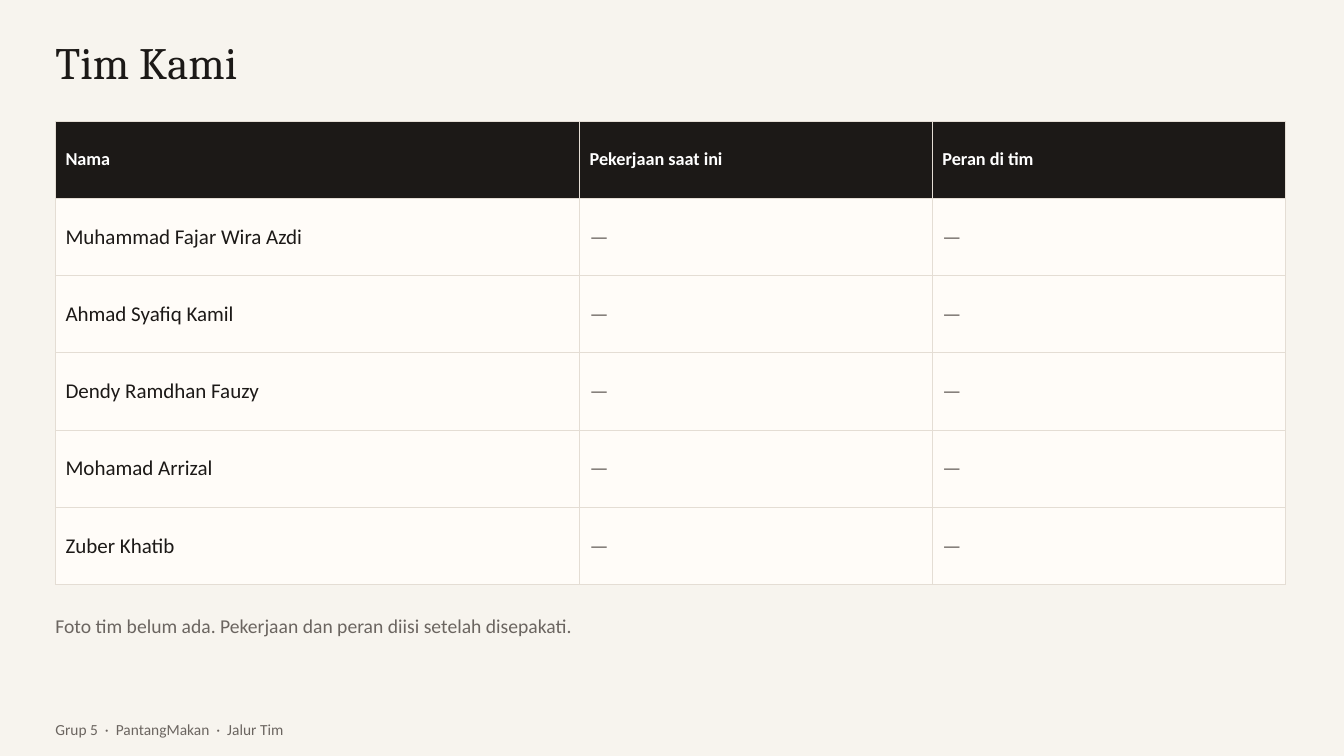
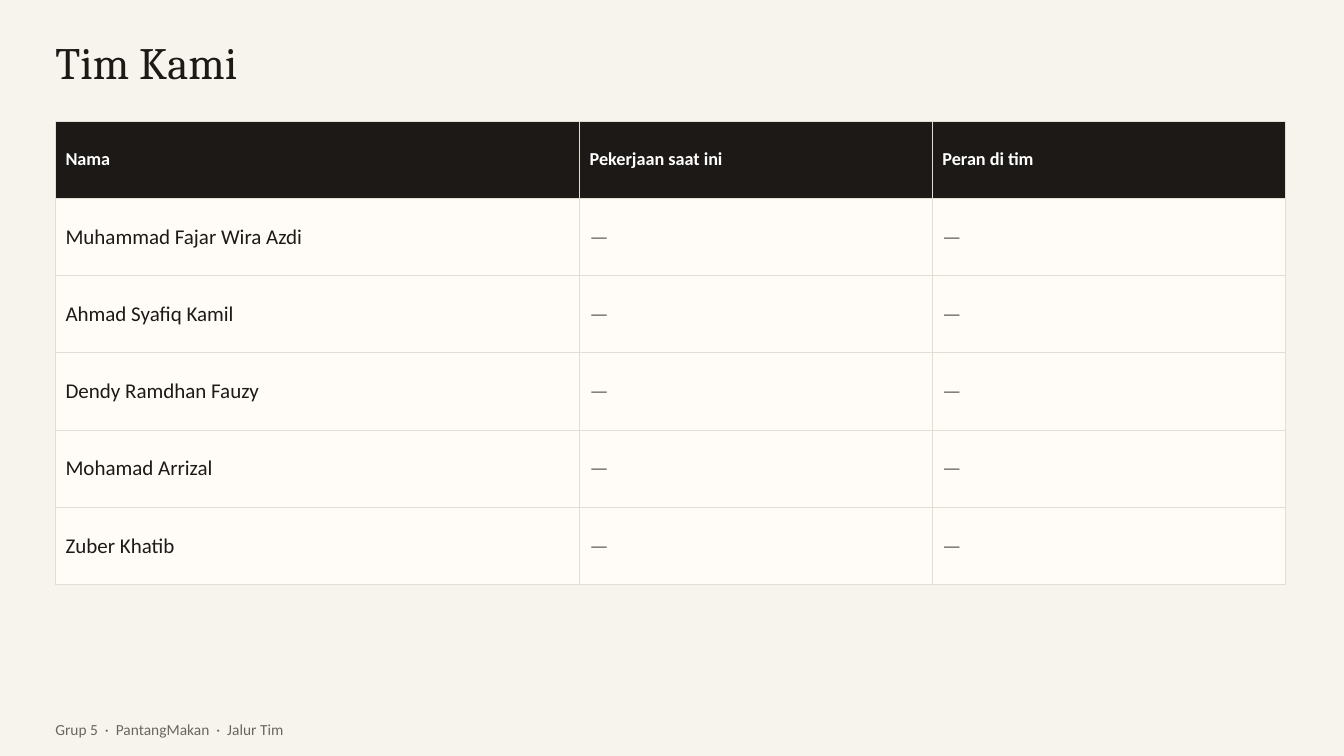
Before and after one commit to dendyramdhan/PantangMakan, a slide deck: slide 3 of presentasi/PantangMakan.pptx. Drawn at 1344x756 pixels with LibreOffice and Linux fonts; fonts in the diff are those of the drawing. Boxes give left, top, right and bottom in pixels: in the first picture for what was removed or moved away, otherwise in the second. Text is boxed around its words. In the diff, an @@ line names an element or a change of style, - is before the commit and + after.

```diff
--- a/presentasi/PantangMakan.pptx
+++ b/presentasi/PantangMakan.pptx
@@ text removed at box(55, 619, 572, 637) @@
-Foto tim belum ada. Pekerjaan dan peran diisi setelah disepakati.
```
Also in this commit, not shown: 6 other slides changed, 7 other files.
